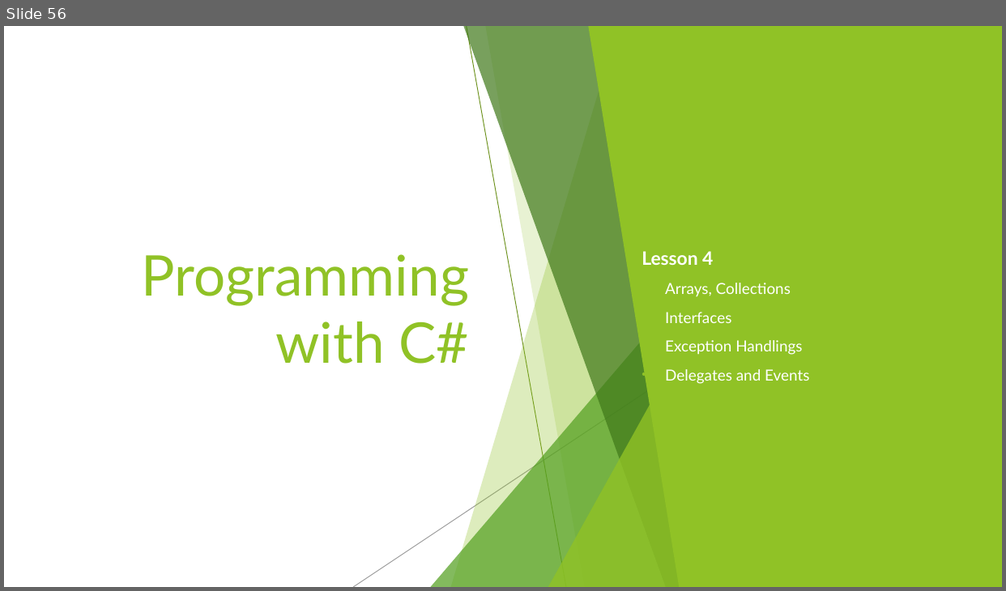
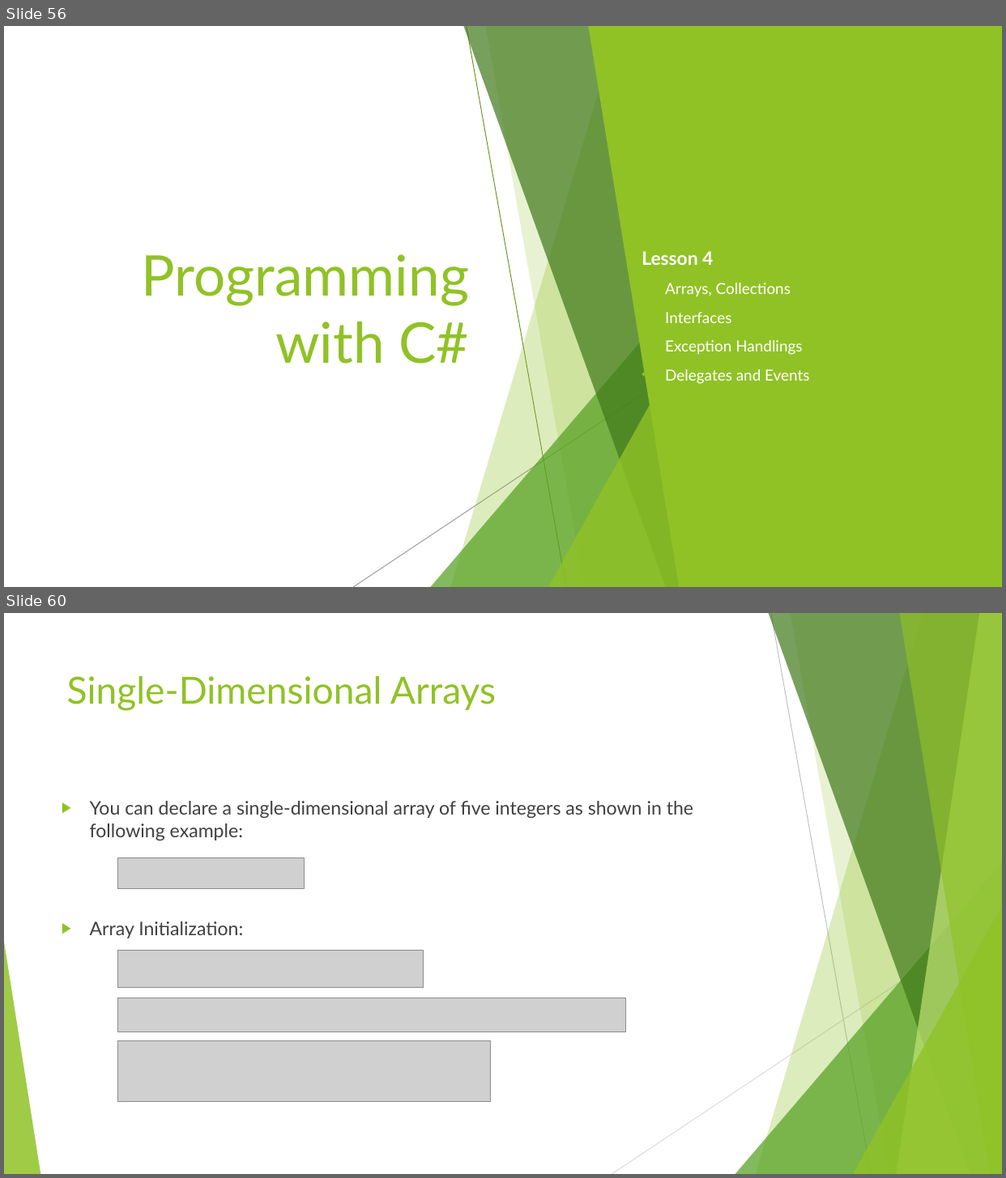
Before and after one commit to jbalintac/DICT-CSharpProgramming, a slide deck: Lesson/DayTwo (3, 4).pptx. Shown one above the other, each under a label of ours: slide 56 before the commit, slides 56 and 60 after it; the slides between them are not shown. The pictures are 1006x591 and 1006x1178 pixels, drawn with LibreOffice and Linux fonts; fonts in the diff are those of the drawing; grey boxes stand for pictures. Boxes give left, top, right and bottom in pixels: in the first picture for what was removed or moved away, otherwise in the second. Text is boxed around its words. In the diff, an @@ line names an element or a change of style, - is before the commit and + after.

```diff
--- a/Lesson/DayTwo (3, 4).pptx
+++ b/Lesson/DayTwo (3, 4).pptx
@@ slide 60 added at (4,613,1002,1174), background #FFFFFF; not listed: 9 template elements that a slide beside it also shows @@
@@ title added at (67,676,496,711), 36 pt, text #90C226 @@
+Single-Dimensional Arrays
@@ text added at (90,801,693,939), 18 pt, text #404040 @@
+▶ You can declare a single-dimensional array of five integers as shown in the following example:
+▶ Array Initialization:
@@ picture added at (117,858,305,889) @@
@@ triangle added at (4,942,40,1174), fill #90C226 at 85% opacity @@
@@ picture added at (117,951,424,988) @@
@@ picture added at (117,998,625,1033) @@
@@ picture added at (117,1041,491,1102) @@
```
Also in this commit, not shown: 47 other slides added, 2 slides removed.
